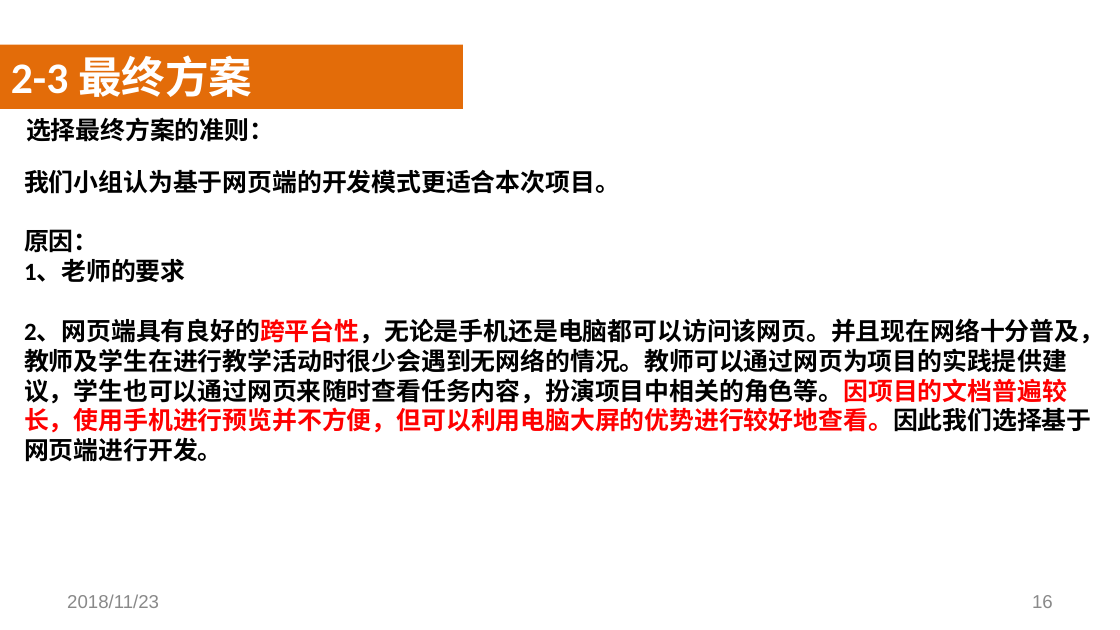
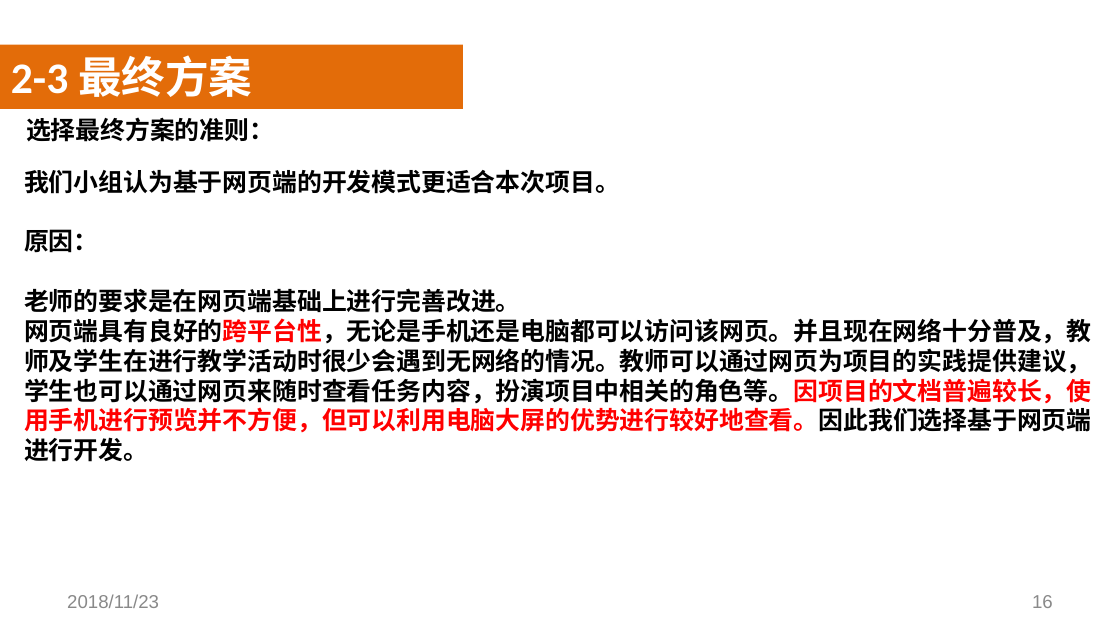
Before and after one commit to SoftwareRequirtmentsG02/Document, a slide deck: slide 16 of 案例教学系统/受控文档/分析设计/PPT/PRD2018-G02-需求工程PPT(III).pptx. Drawn at 1120x630 pixels with LibreOffice and Linux fonts; fonts in the diff are those of the drawing; background and template pictures are left out. Boxes give left, top, right and bottom in pixels: in the first picture for what was removed or moved away, otherwise in the second. Text is boxed around its words. In the diff, an @@ line names an element or a change of style, - is before the commit and + after.

```diff
--- a/案例教学系统/受控文档/分析设计/PPT/PRD2018-G02-需求工程PPT(III).pptx
+++ b/案例教学系统/受控文档/分析设计/PPT/PRD2018-G02-需求工程PPT(III).pptx
@@ text at (x1=24, y1=288, x2=1092, y2=462): text changed @@
-1、老师的要求
-2、网页端具有良好的跨平台性，无论是手机还是电脑都可以访问该网页。并且现在网络十分普及，教师及学生在进行教学活动时很少会遇到无网络的情况。教师可以通过网页为项目的实践提供建议，学生也可以通过网页来随时查看任务内容，扮演项目中相关的角色等。因项目的文档普遍较长，使用手机进行预览并不方便，但可以利用电脑大屏的优势进行较好地查看。因此我们选择基于网页端进行开发。
+老师的要求是在网页端基础上进行完善改进。
+网页端具有良好的跨平台性，无论是手机还是电脑都可以访问该网页。并且现在网络十分普及，教师及学生在进行教学活动时很少会遇到无网络的情况。教师可以通过网页为项目的实践提供建议，学生也可以通过网页来随时查看任务内容，扮演项目中相关的角色等。因项目的文档普遍较长，使用手机进行预览并不方便，但可以利用电脑大屏的优势进行较好地查看。因此我们选择基于网页端进行开发。
```
Also in this commit, not shown: 8 other slides changed, 2 slides added, 2 slides removed, 2 other files.
